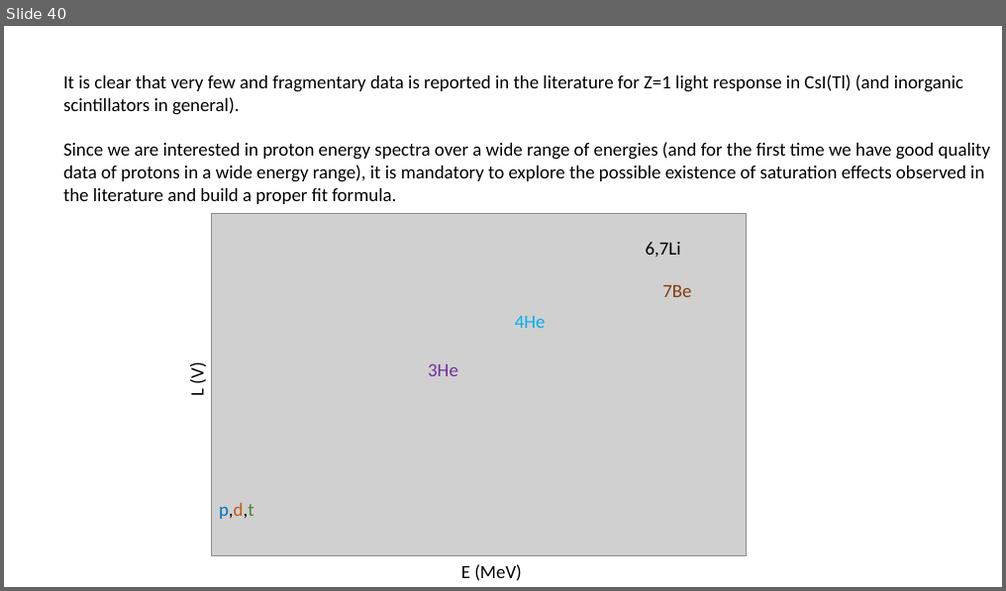
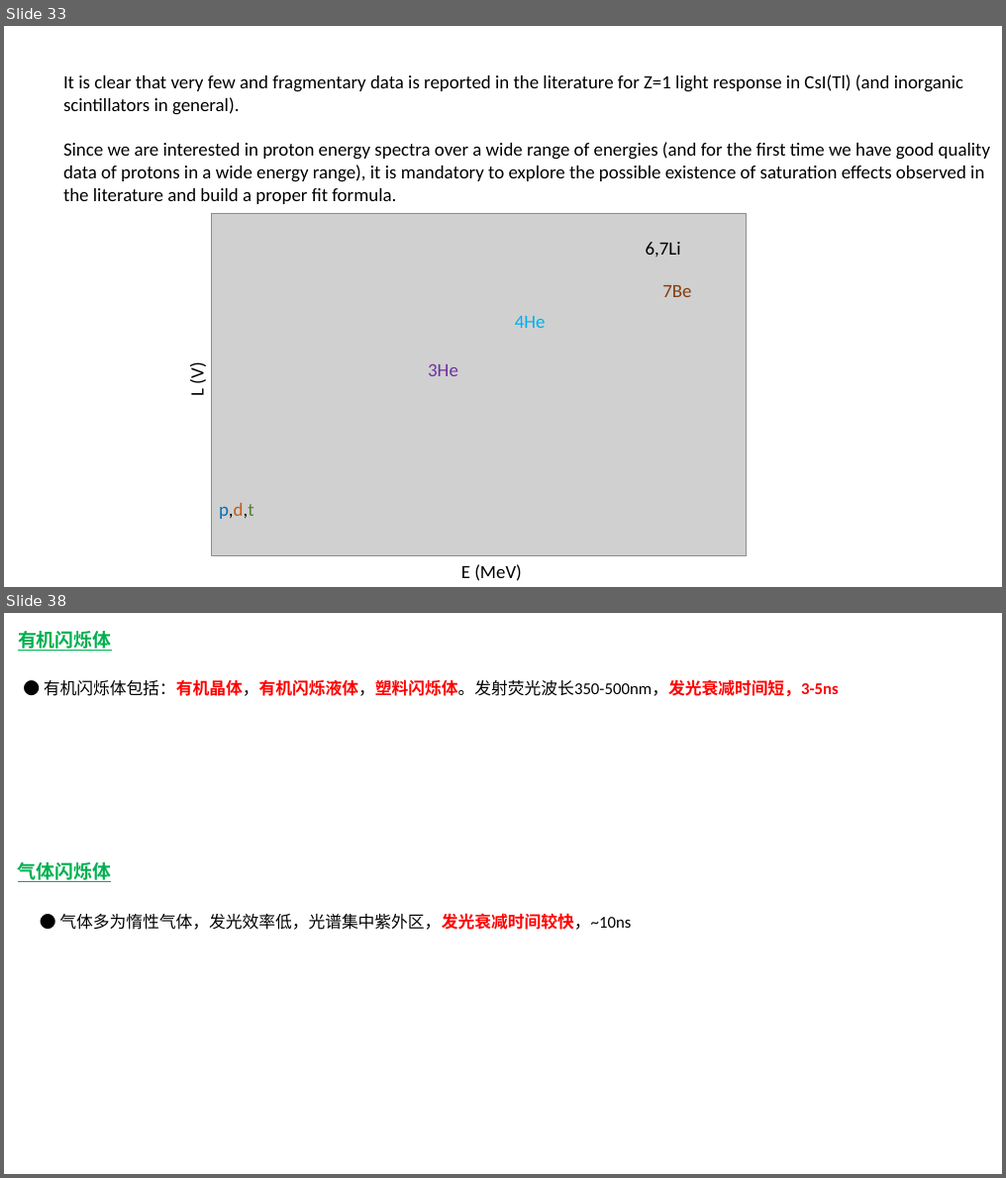
Before and after one commit to gfh16/StudyNotes, a slide deck: 03DE-E-Detector.pptx. Shown one above the other, each under a label of ours: slide 40 before the commit, slides 33 and 38 after it; the slides between them are not shown. The pictures are 1006x591 and 1006x1178 pixels, drawn with LibreOffice and Linux fonts; fonts in the diff are those of the drawing; grey boxes stand for pictures. Boxes give left, top, right and bottom in pixels: in the first picture for what was removed or moved away, otherwise in the second. Text is boxed around its words. In the diff, an @@ line names an element or a change of style, - is before the commit and + after.

```diff
--- a/03DE-E-Detector.pptx
+++ b/03DE-E-Detector.pptx
@@ slide 38 added at <box>4,613,1002,1174</box>, background #FFFFFF @@
@@ text added at <box>18,631,111,651</box>, 18 pt, text #00B050, bold, underline @@
+有机闪烁体
@@ text added at <box>44,679,839,696</box>, 16 pt, text #000000, bold @@
+● 有机闪烁体包括：有机晶体，有机闪烁液体，塑料闪烁体。发射荧光波长350-500nm，发光衰减时间短，3-5ns
@@ text added at <box>18,862,111,882</box>, 18 pt, text #00B050, bold, underline @@
+气体闪烁体
@@ text added at <box>59,913,631,930</box>, 16 pt, text #000000 @@
+● 气体多为惰性气体，发光效率低，光谱集中紫外区，发光衰减时间较快，~10ns
@@ what was slide 40 is now slide 33 @@
```
Also in this commit, not shown: 3 slides changed, 5 other slides added, 3 slides removed, 1 other file.
